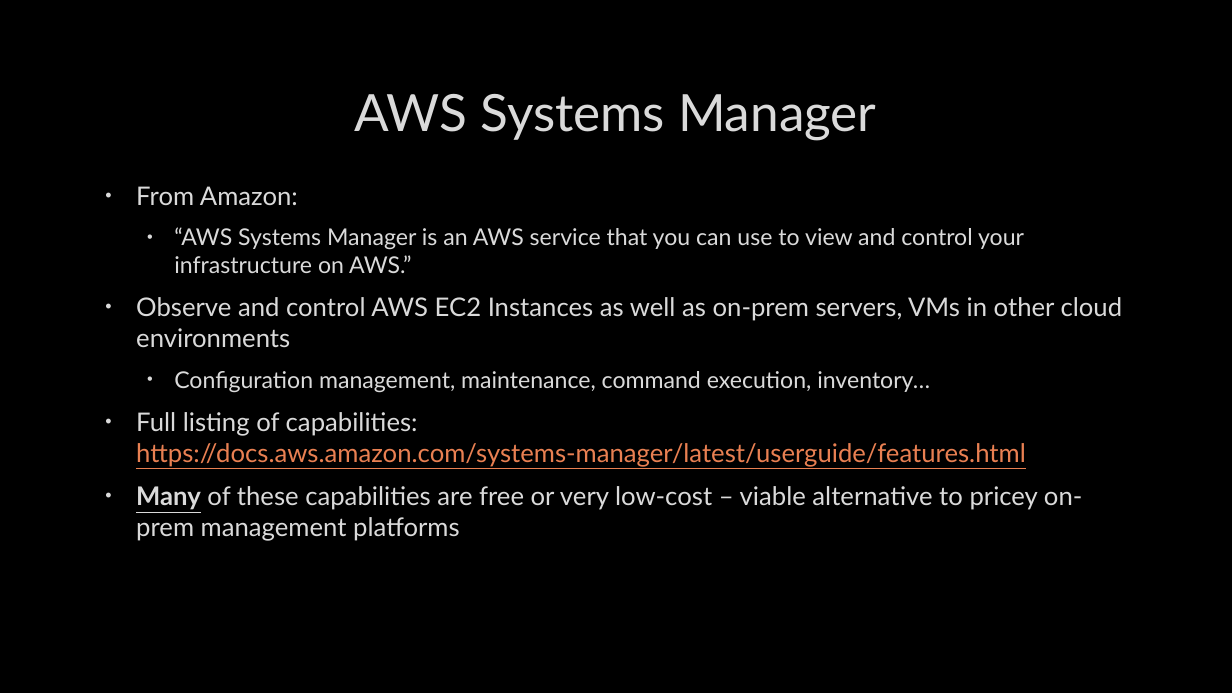
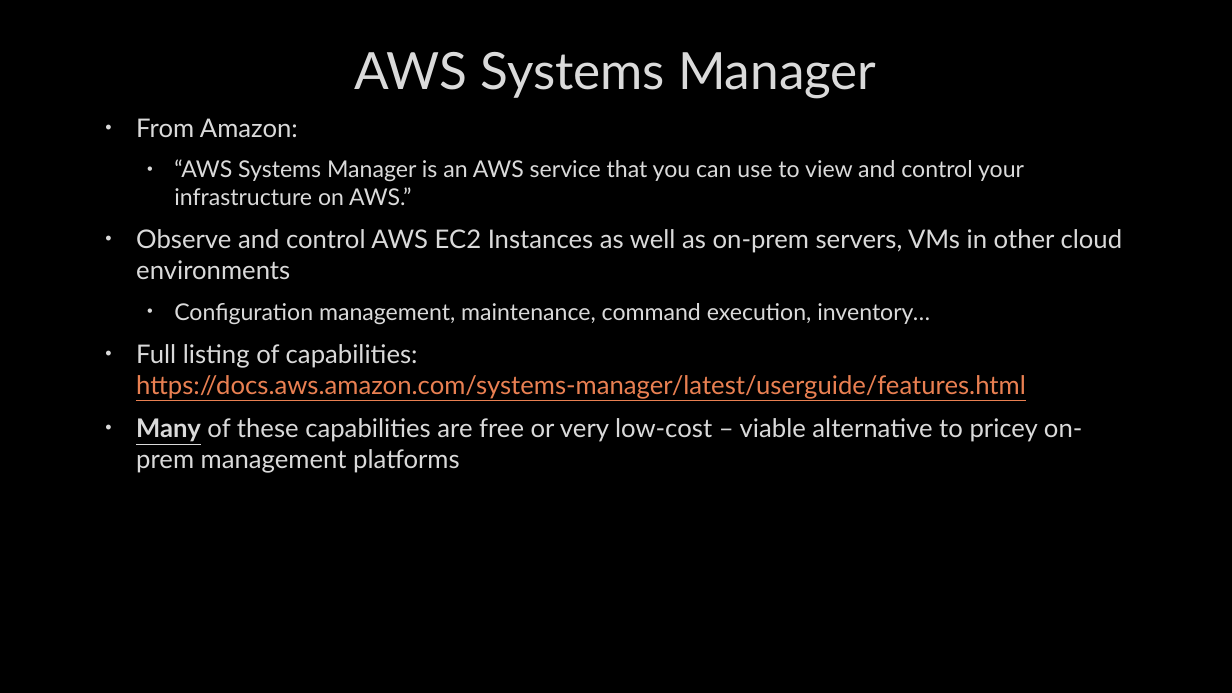
Before and after one commit to mcbobke/AWSPowerShellDemo, a slide deck: slide 6 of AWSPowerShellDemo.pptx (slide 5 before the commit). Drawn at 1232x693 pixels with LibreOffice and Linux fonts; fonts in the diff are those of the drawing; background and template pictures are left out. Boxes give left, top, right and bottom in pixels: in the first picture for what was removed or moved away, otherwise in the second. Text is boxed around its words. In the diff, an @@ line names an element or a change of style, - is before the commit and + after.

```diff
--- a/AWSPowerShellDemo.pptx
+++ b/AWSPowerShellDemo.pptx
@@ title "AWS Systems Manager": place and size @@
-title "AWS Systems Manager" at <box>354,94,876,140</box>
+title "AWS Systems Manager" at <box>354,52,876,99</box>
@@ text "From Amazon:": place and size @@
-text "From Amazon:" at <box>136,186,1123,541</box>
+text "From Amazon:" at <box>136,118,1123,473</box>
```
Also in this commit, not shown: 7 other slides changed, 1 slide added, 1 other file.
